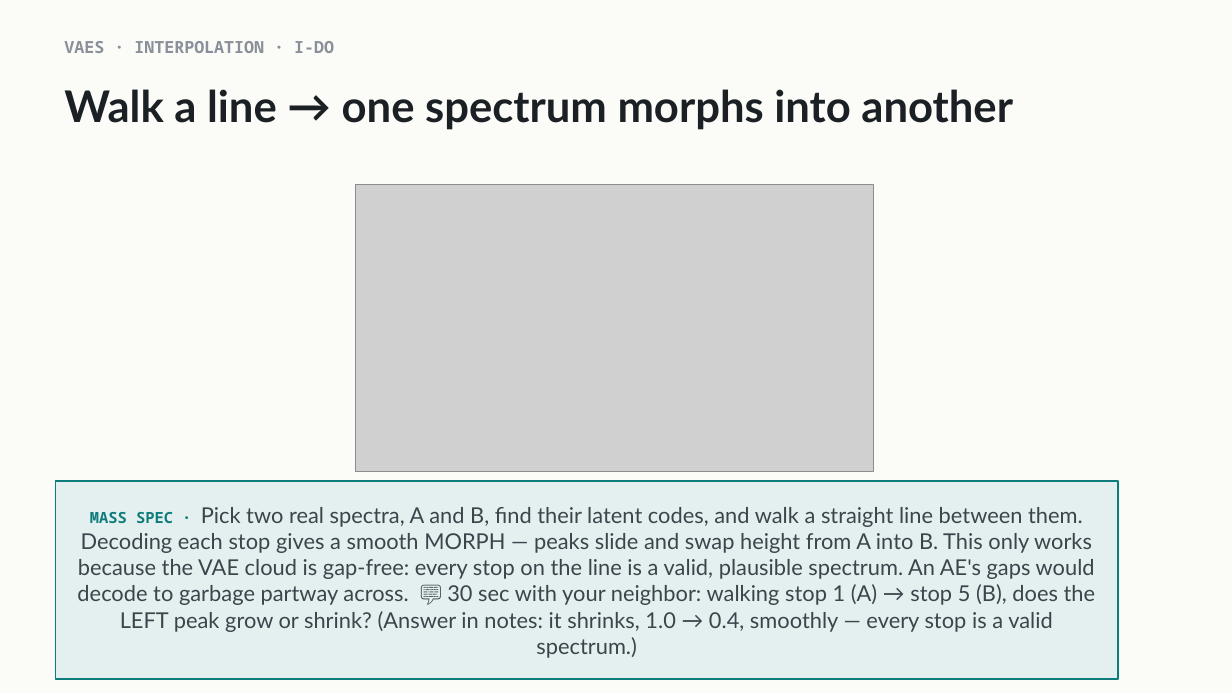
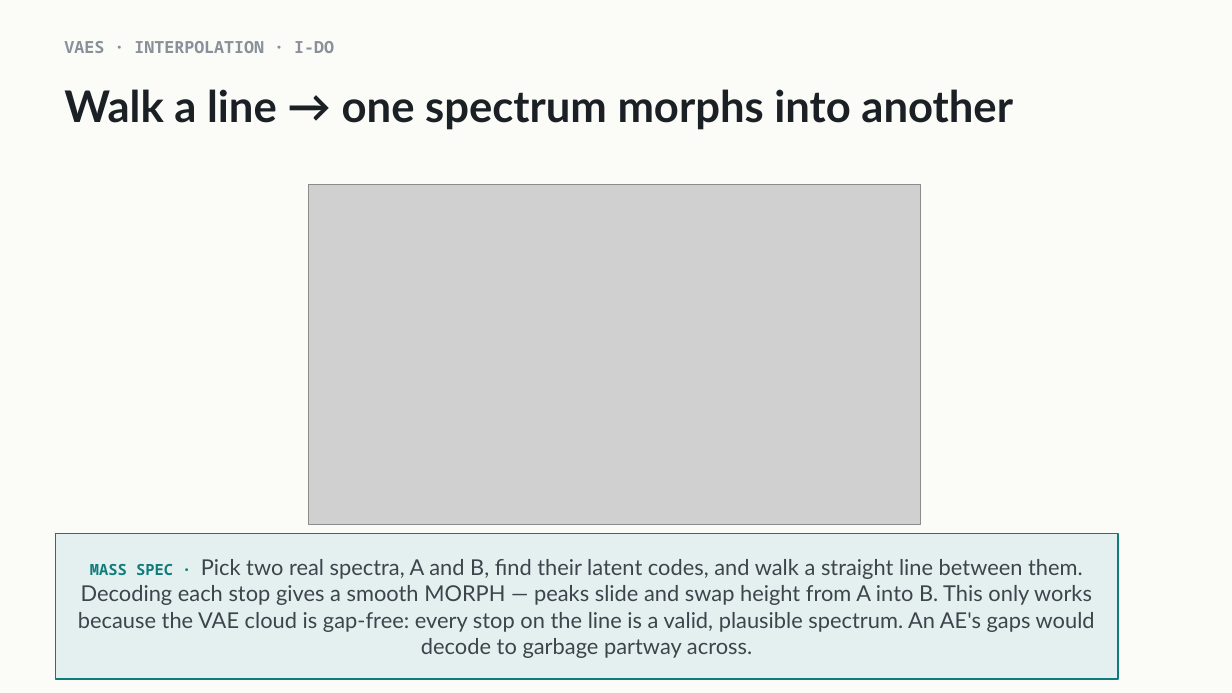
Before and after one commit to indigobio/msacl_dl_course, a slide deck: slide 10 of slides/pptx/lecture11_unsupervised.pptx. Drawn at 1232x693 pixels with LibreOffice and Linux fonts; fonts in the diff are those of the drawing; grey boxes stand for pictures. Boxes give left, top, right and bottom in pixels: in the first picture for what was removed or moved away, otherwise in the second. Text is boxed around its words. In the diff, an @@ line names an element or a change of style, - is before the commit and + after.

```diff
--- a/slides/pptx/lecture11_unsupervised.pptx
+++ b/slides/pptx/lecture11_unsupervised.pptx
@@ picture: place and size @@
-picture at [356,185,873,472]
+picture at [309,185,921,524]
@@ rectangle "MASS SPEC · Pick two ...": place and size @@
-rectangle "MASS SPEC · Pick two ..." at [55,482,1118,679]
+rectangle "MASS SPEC · Pick two ..." at [55,533,1118,679]
@@ text in rectangle at [78,559,1095,658]: text changed @@
-MASS SPEC · Pick two real spectra, A and B, find their latent codes, and walk a straight line between them. Decoding each stop gives a smooth MORPH — peaks slide and swap height from A into B. This only works because the VAE cloud is gap-free: every stop on the line is a valid, plausible spectrum. An AE's gaps would decode to garbage partway across. 💬 30 sec with your neighbor: walking stop 1 (A) → stop 5 (B), does the LEFT peak grow or shrink? (Answer in notes: it shrinks, 1.0 → 0.4, smoothly — every stop is a valid spectrum.)
+MASS SPEC · Pick two real spectra, A and B, find their latent codes, and walk a straight line between them. Decoding each stop gives a smooth MORPH — peaks slide and swap height from A into B. This only works because the VAE cloud is gap-free: every stop on the line is a valid, plausible spectrum. An AE's gaps would decode to garbage partway across.
```
Also in this commit, not shown: 2 other slides changed, 2 other files.
